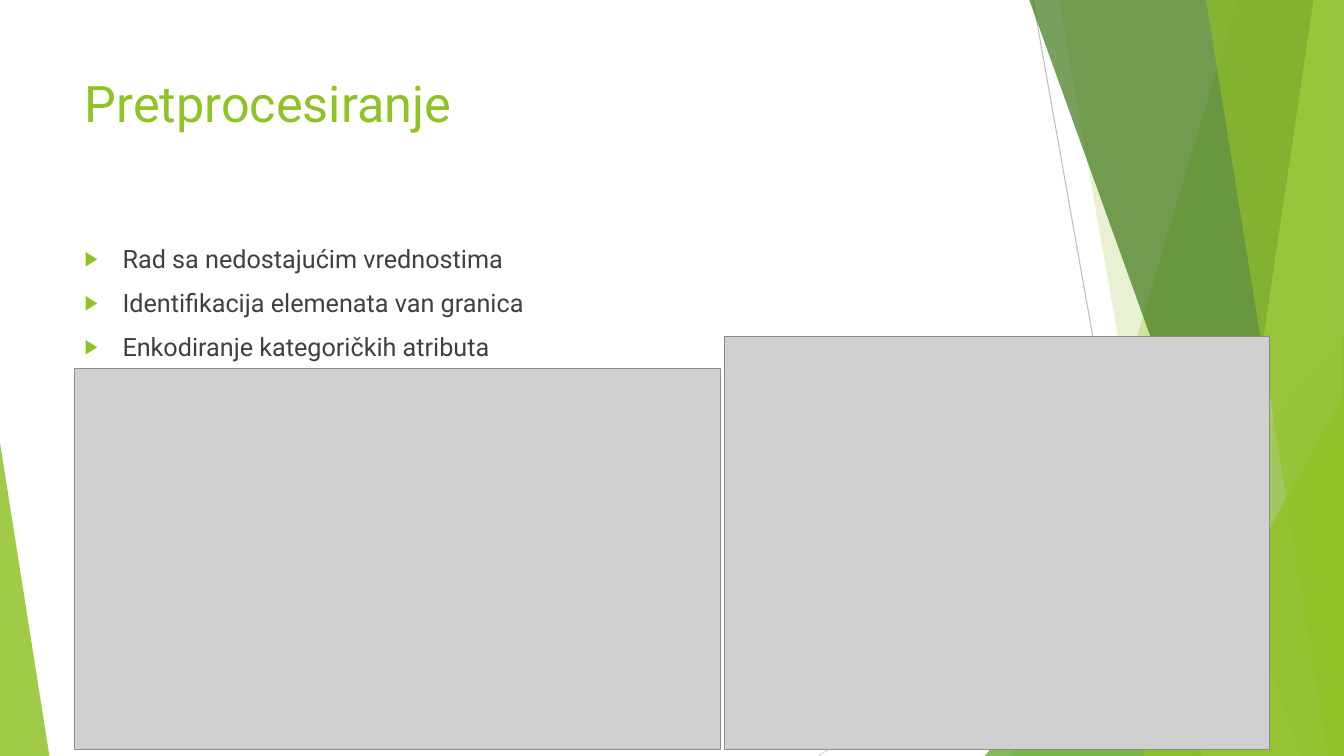
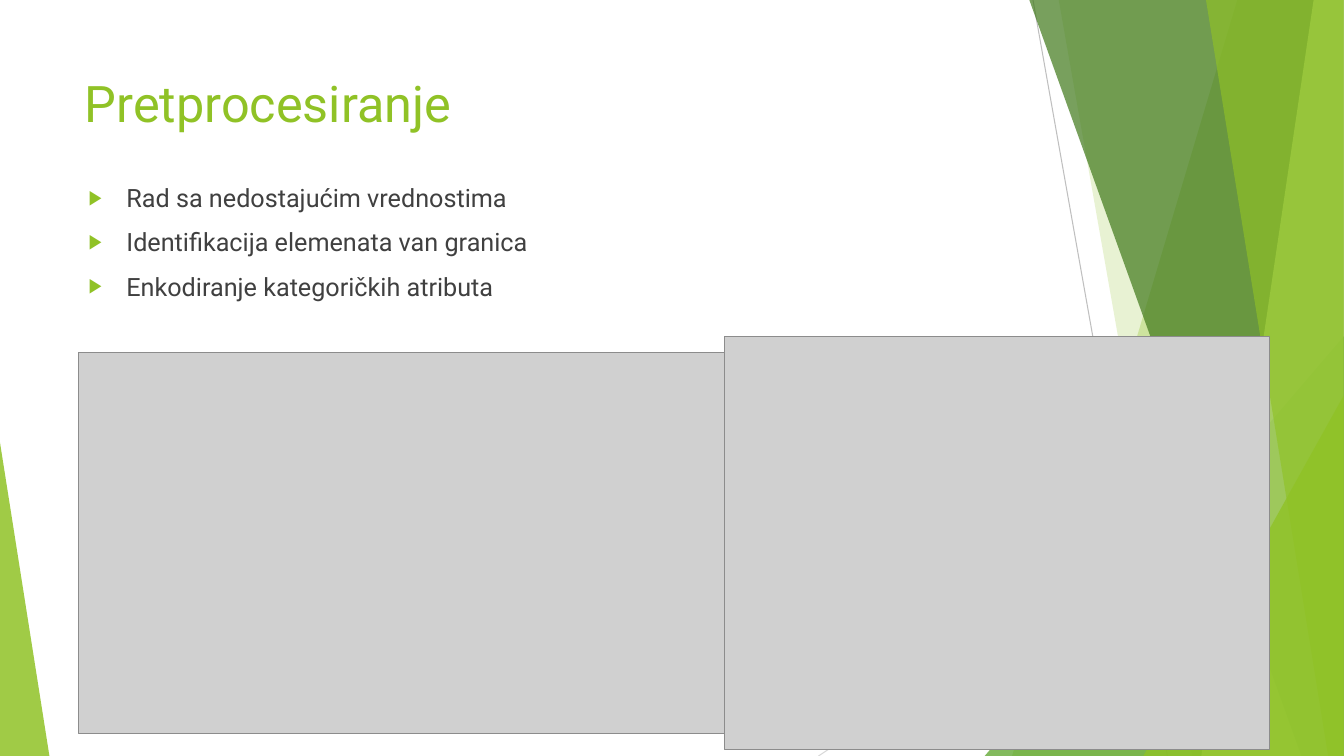
Before and after one commit to MATF-istrazivanje-podataka-1/2023_Data_Mining_Baseball_Dataset, a slide deck: slide 3 of presentation.pptx. Drawn at 1344x756 pixels with LibreOffice and Linux fonts; fonts in the diff are those of the drawing; grey boxes stand for pictures. Boxes give left, top, right and bottom in pixels: in the first picture for what was removed or moved away, otherwise in the second. Text is boxed around its words. In the diff, an @@ line names an element or a change of style, - is before the commit and + after.

```diff
--- a/presentation.pptx
+++ b/presentation.pptx
@@ text "Rad sa nedostajućim vrednostima": place and size @@
-text "Rad sa nedostajućim vrednostima" at <box>123,249,524,362</box>
+text "Rad sa nedostajućim vrednostima" at <box>126,188,528,302</box>
@@ picture: place and size @@
-picture at <box>75,369,721,750</box>
+picture at <box>79,353,725,734</box>
```
Also in this commit, not shown: 2 other slides changed, 2 other files.
